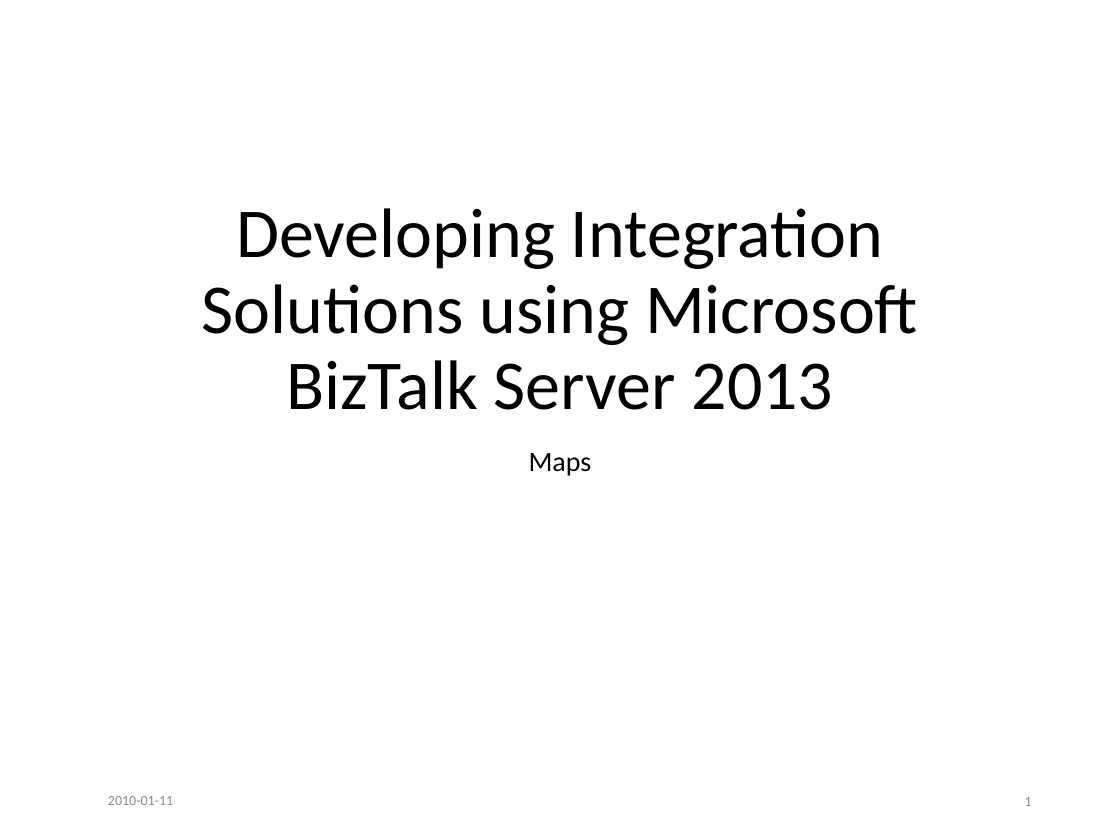
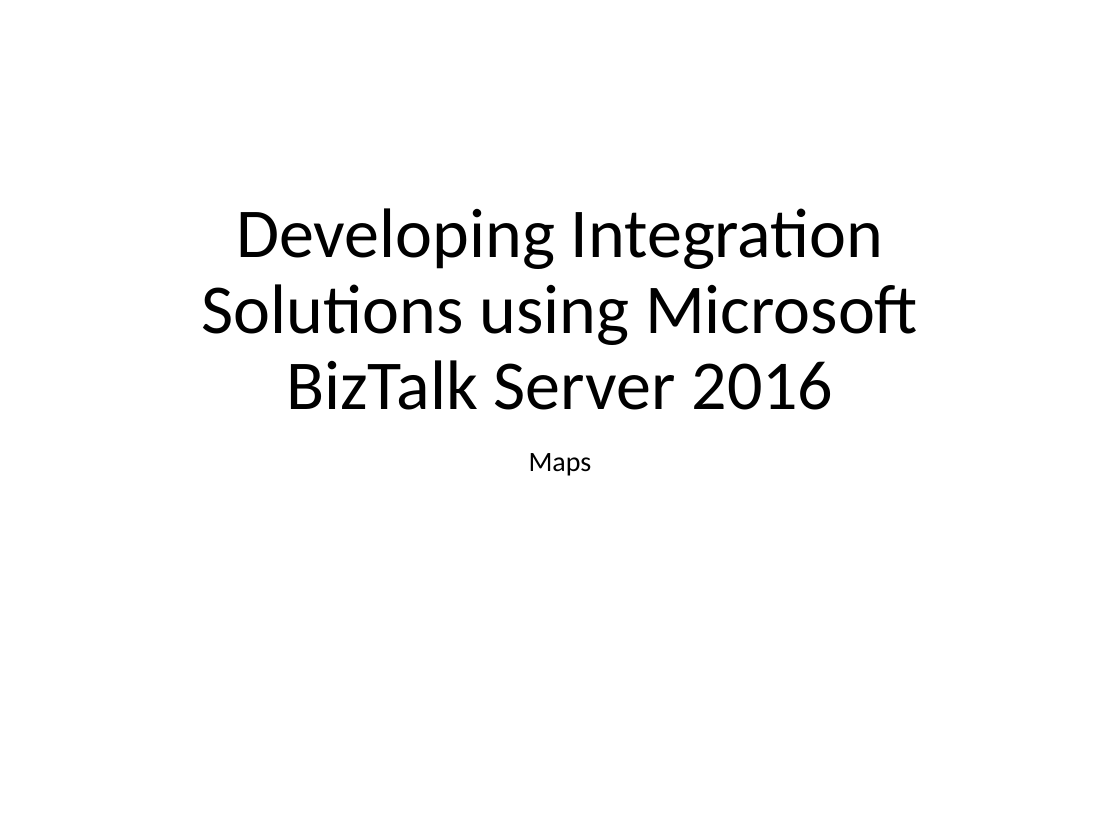
Before and after one commit to wmmihaa/BizTalk-Server---Developing-Integration-Solutions, a slide deck: slide 1 of Slides/Module 3 - Maps.pptx. Drawn at 1120x840 pixels with LibreOffice and Linux fonts; fonts in the diff are those of the drawing. Boxes give left, top, right and bottom in pixels: in the first picture for what was removed or moved away, otherwise in the second. Text is boxed around its words. In the diff, an @@ line names an element or a change of style, - is before the commit and + after.

```diff
--- a/Slides/Module 3 - Maps.pptx
+++ b/Slides/Module 3 - Maps.pptx
@@ title at bbox=[202, 208, 918, 410]: text changed @@
-Developing Integration Solutions using Microsoft BizTalk Server 2013
+Developing Integration Solutions using Microsoft BizTalk Server 2016
@@ text removed at bbox=[108, 796, 173, 805] @@
-2010-01-11
@@ page number removed at bbox=[1025, 797, 1032, 806] @@
-1
```
Also in this commit, not shown: 4 other slides changed.
